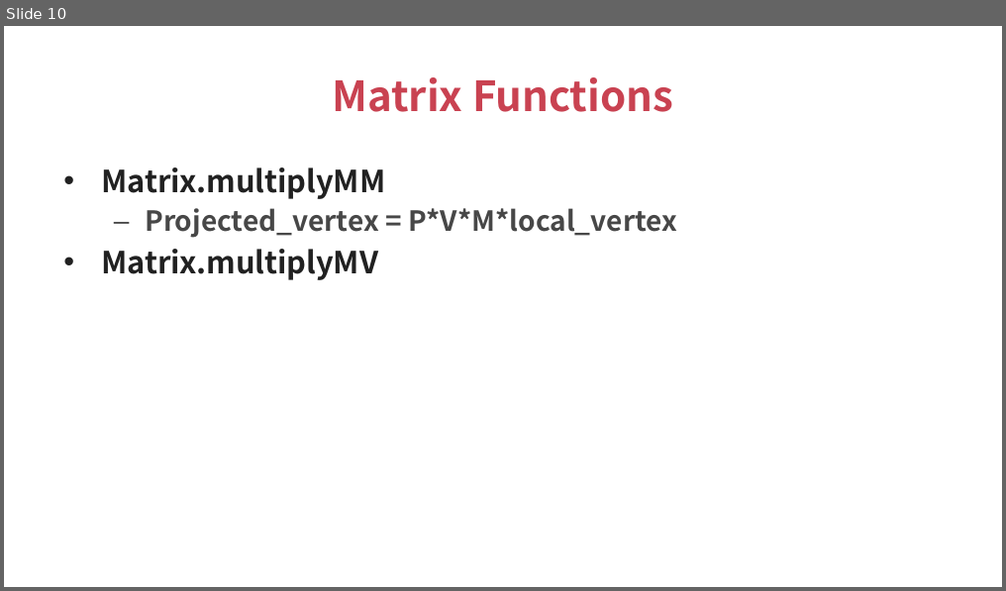
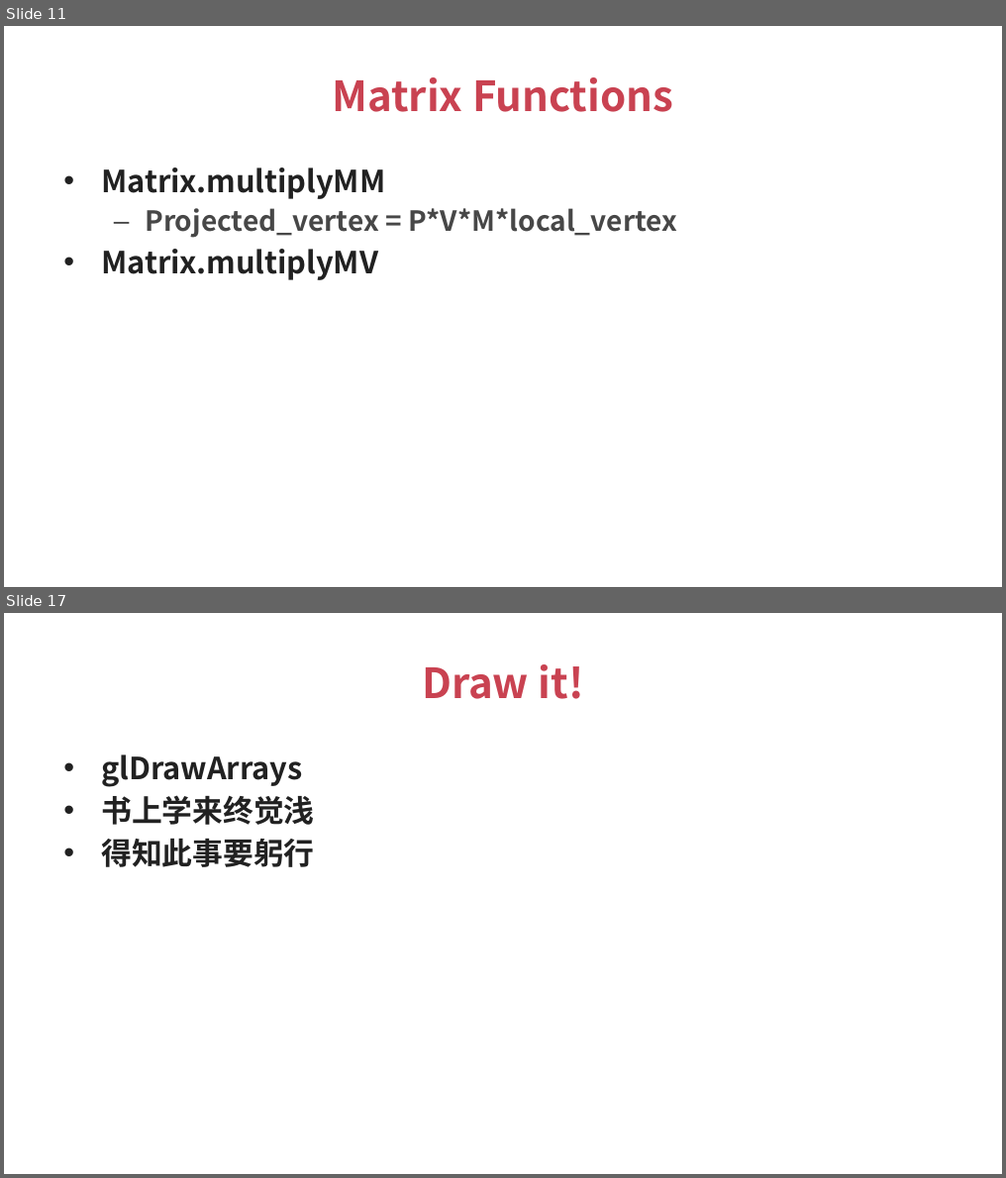
Before and after one commit to talentzxf/LearningAndroid, a slide deck: PPT/OpenGLTutorial_2.pptx. Shown one above the other, each under a label of ours: slide 10 before the commit, slides 11 and 17 after it; the slides between them are not shown. The pictures are 1006x591 and 1006x1178 pixels, drawn with LibreOffice and Linux fonts; fonts in the diff are those of the drawing. Boxes give left, top, right and bottom in pixels: in the first picture for what was removed or moved away, otherwise in the second. Text is boxed around its words. In the diff, an @@ line names an element or a change of style, - is before the commit and + after.

```diff
--- a/PPT/OpenGLTutorial_2.pptx
+++ b/PPT/OpenGLTutorial_2.pptx
@@ slide 17 added at [4,613,1002,1174], background #FFFFFF @@
@@ title added at [422,664,584,699], 30 pt, text #C94251, bold @@
+Draw it!
@@ text added at [101,755,314,867], 22 pt, text #212121, bold @@
+• glDrawArrays
+• 书上学来终觉浅
+• 得知此事要躬行
@@ what was slide 10 is now slide 11 @@
```
Also in this commit, not shown: 2 slides changed, 7 other slides added, 2 slides removed, 2 other files.
